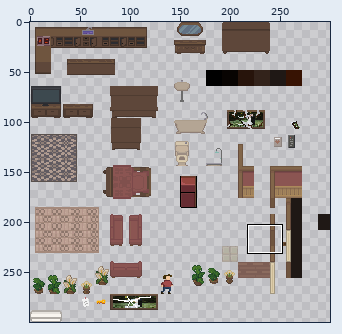
One commit to this sprite sheet: assets/Level1/GDLevel1.png. The picture above shows the old version from afar; the outline marks the close-up.
Close-up. Before the commit:
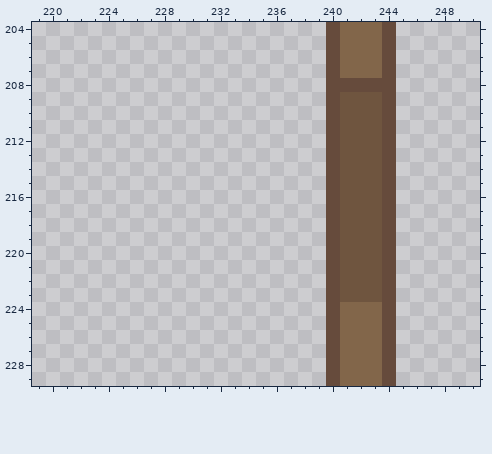
The file is 300x300 pixels. Colours within 5 levels of each other are drawn and written as one. Shown: x 219..250, y 204..229.
New version:
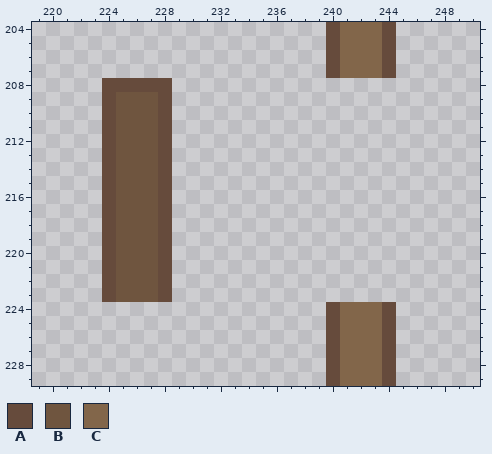
Palette (. is transparent): A #664b3c  B #6f553f  C #82664a
Edits made:
@@ x 219..250 @@
 207 .....................ACCCA......
-208 .....................AAAAA......
-209 .....................ABBBA......
-210 .....................ABBBA......
-211 .....................ABBBA......
-212 .....................ABBBA......
-213 .....................ABBBA......
-214 .....................ABBBA......
-215 .....................ABBBA......
-216 .....................ABBBA......
-217 .....................ABBBA......
-218 .....................ABBBA......
-219 .....................ABBBA......
-220 .....................ABBBA......
-221 .....................ABBBA......
-222 .....................ABBBA......
-223 .....................ABBBA......
+208 .....AAAAA......................
+209 .....ABBBA......................
+210 .....ABBBA......................
+211 .....ABBBA......................
+212 .....ABBBA......................
+213 .....ABBBA......................
+214 .....ABBBA......................
+215 .....ABBBA......................
+216 .....ABBBA......................
+217 .....ABBBA......................
+218 .....ABBBA......................
+219 .....ABBBA......................
+220 .....ABBBA......................
+221 .....ABBBA......................
+222 .....ABBBA......................
+223 .....ABBBA......................
 224 .....................ACCCA......
Boxes around the changes in both close-ups, in picture pixels (x1, y1, x2, y2):
added: (102, 78, 172, 302)
erased: (326, 78, 396, 302)
